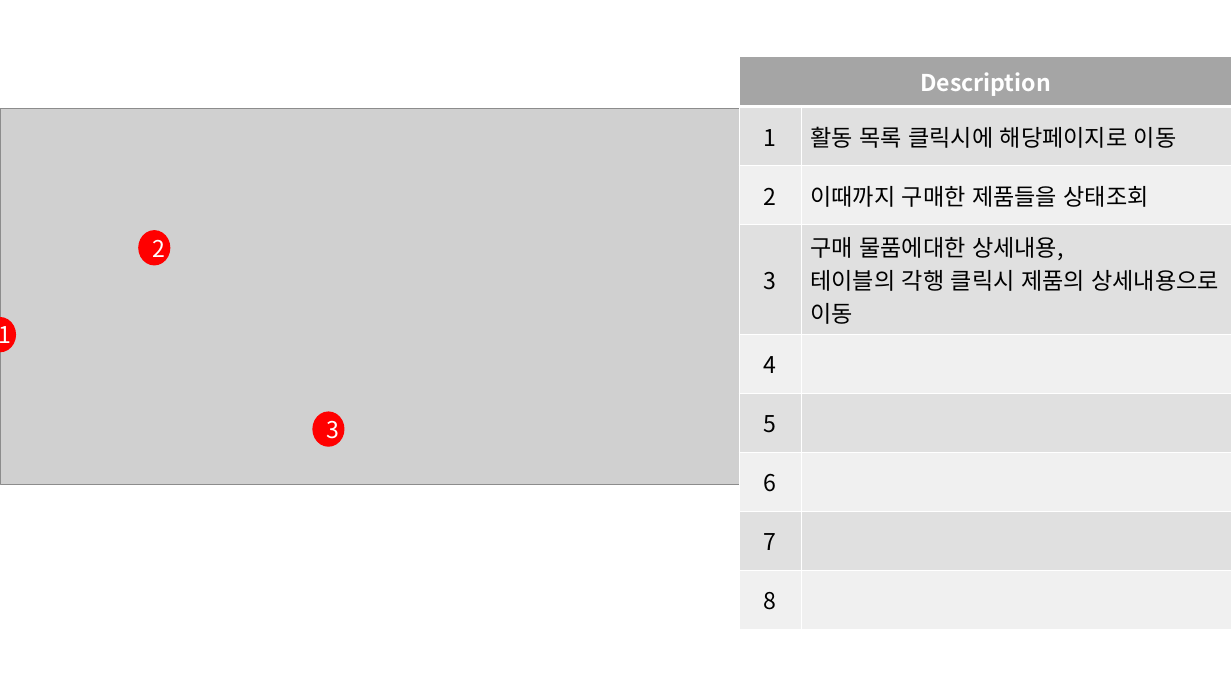
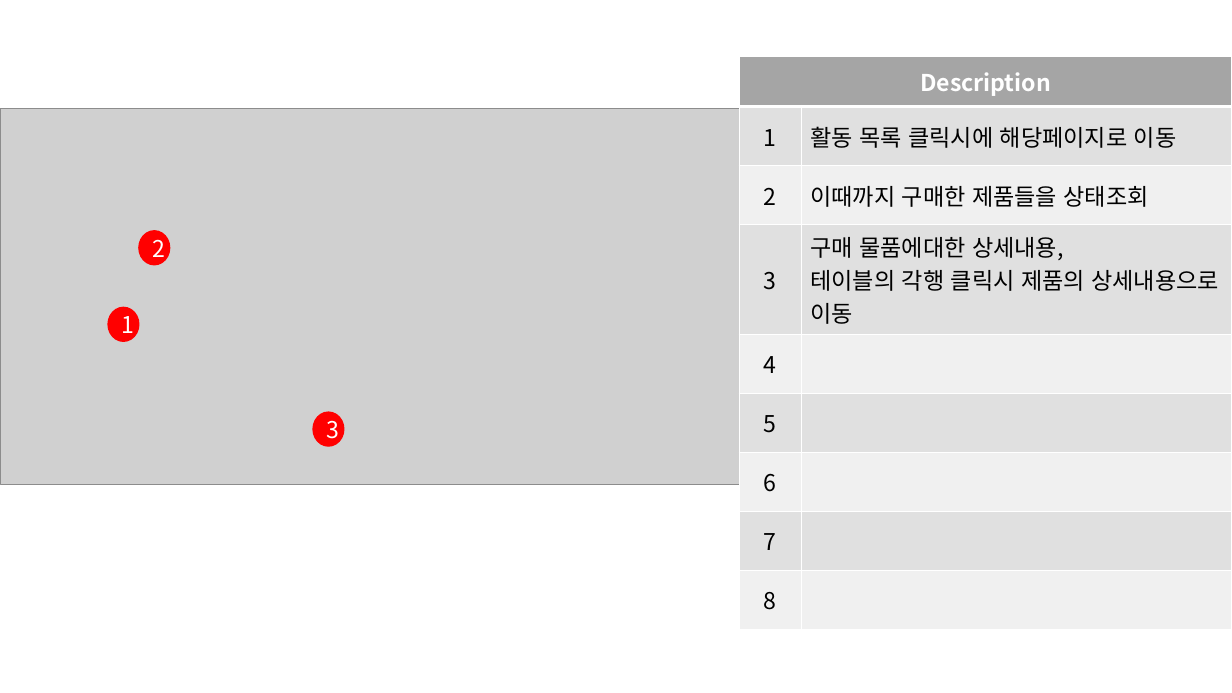
Before and after one commit to reverse-wisdom/Truffle, a slide deck: slide 10 of documents/화면정의서_와이어프레임/화면정의서.pptx. Drawn at 1232x693 pixels with LibreOffice and Linux fonts; fonts in the diff are those of the drawing; grey boxes stand for pictures. Boxes give left, top, right and bottom in pixels: in the first picture for what was removed or moved away, otherwise in the second. Text is boxed around its words. In the diff, an @@ line names an element or a change of style, - is before the commit and + after.

```diff
--- a/documents/화면정의서_와이어프레임/화면정의서.pptx
+++ b/documents/화면정의서_와이어프레임/화면정의서.pptx
@@ ellipse "1": place and size @@
-ellipse "1" at (0, 318, 15, 352)
+ellipse "1" at (108, 308, 139, 342)
```
Also in this commit, not shown: 2 other slides changed, 3 other files.
